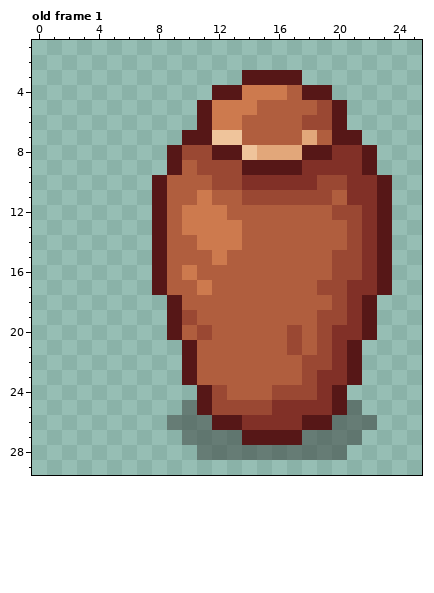
Two versions of one pixel-art file, _Data/LevelObject/ClayBottonB.aseprite. That is the earlier state.
32x32 pixels, 2 frames. Shown: old frame 1: x 0..25, y 1..29. The commit also changed other frames, which this record leaves out.
After the commit:
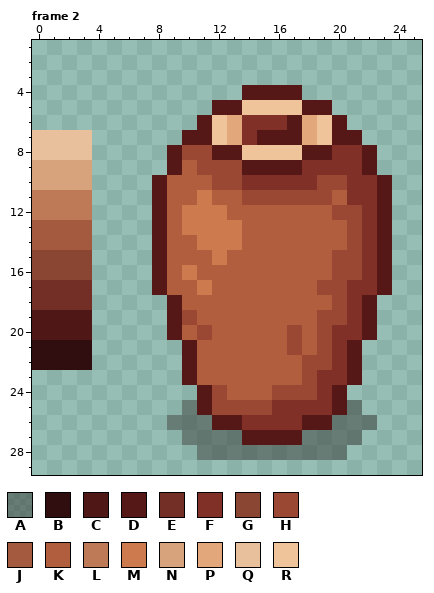
Palette (. is transparent): A #2b2b2872  B #300d0e  C #501717  D #561717  E #732e26  F #813027  G #8a4533  H #9a4833  J #a35a3e  K #b05e3e  L #be7a56  M #cd7a4e  N #d6a37c  P #e2a77a  Q #e8c19c  R #efc49b
A new or re-ordered frame is compared with the old frame closest to it.
Change:
layer "Top" now hidden
frames re-ordered
Frame 2 against old frame 1:
y 3: x 14..17 DDDD -> ....
y 4: x 12..19 DDMMMKDD -> ..DDDD..
y 5: x 11..20 DMMMKKKKHD -> .DDRRRRDD.
y 6: x 12..19 MMKKKKHH -> RPFFFDPR
y 7: x 0..3 .... -> QQQQ; x 13..17 RKKKK -> PFDDD; x 19 K -> R
y 8: x 0..3 .... -> QQQQ; x 15..17 PPP -> RRR
y 9..10: x 0..3 .... -> NNNN
y 11..12: x 0..3 .... -> LLLL
y 13..14: x 0..3 .... -> JJJJ
y 15..16: x 0..3 .... -> GGGG
y 17..18: x 0..3 .... -> EEEE
y 19..20: x 0..3 .... -> CCCC
y 21..22: x 0..3 .... -> BBBB
Changed places in both pictures, as pixel boxes (x1, y1, x2, y2):
changed: (197, 70, 347, 160)
added: (32, 130, 92, 370)
